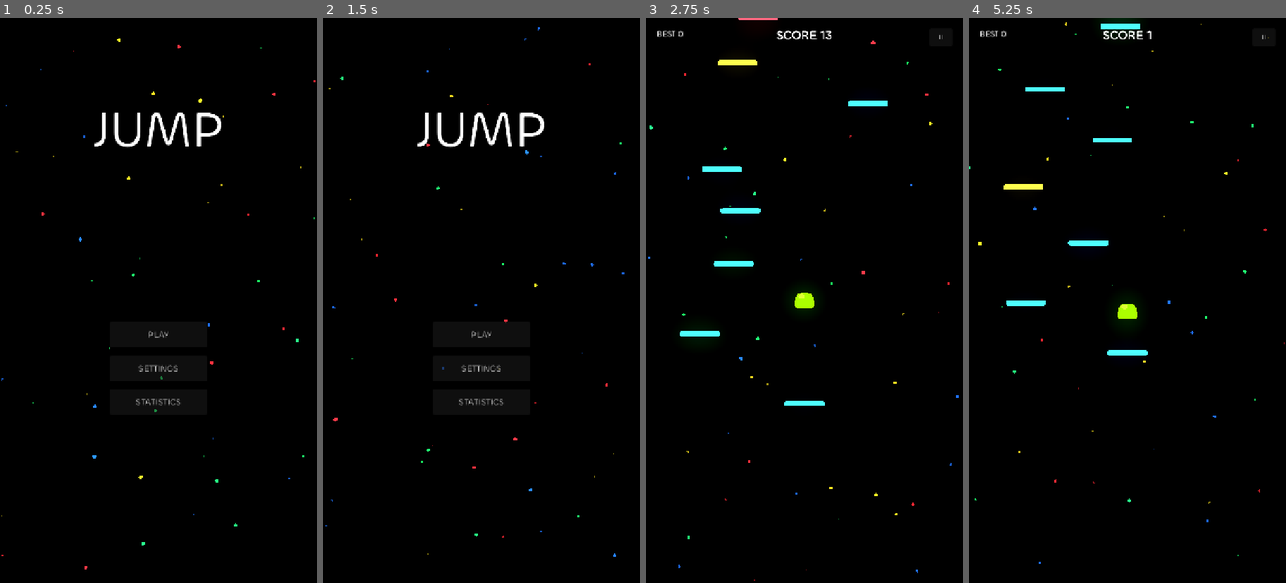
Above: before the commit, frames 1-4 (left to right).
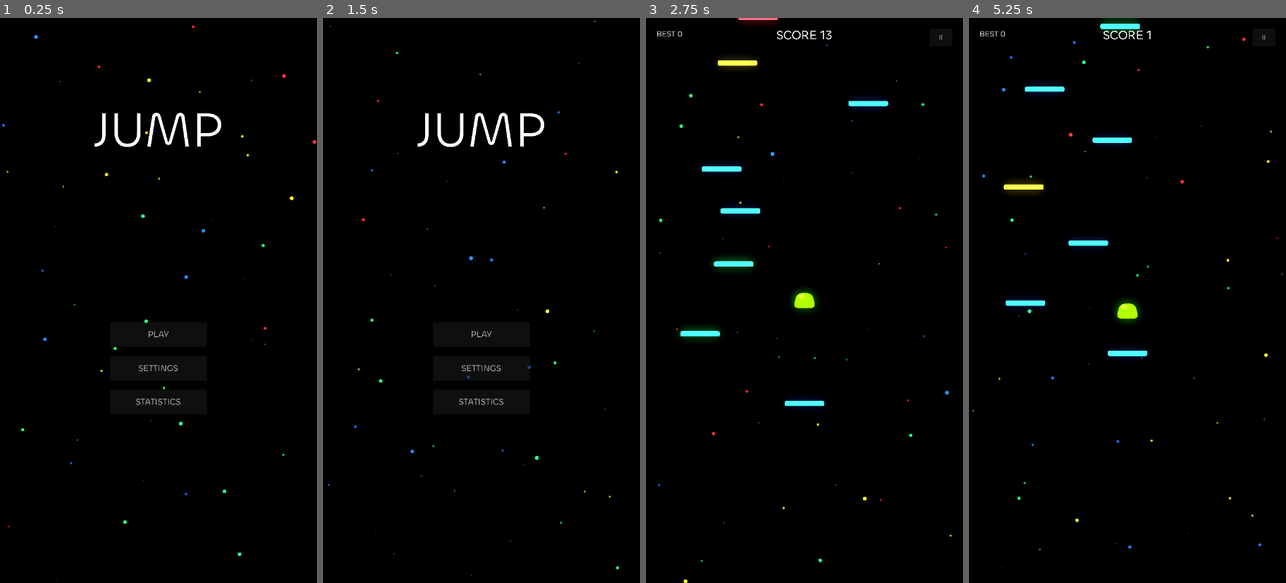
Above: after the commit, the same moments.

Repository: ganbay/jump-game
Game: Godot game, scene res://scenes/main_menu.tscn
The game is run twice, just before and just after one commit, with the same random seed, the same clock (stepped at 60 frames per second) and the same inputs. Sound files missing from this copy of the repository are replaced by a short silence.
Inputs (mouse positions are in pixels of both pictures, inside the frame that each line leads up to):
- Up to frame 1 (0.25 s): no input
- Up to frame 2 (1.5 s): click "STATISTICS" at 0.5 s; click "BACK" at 1.25 s
- Up to frame 3 (2.75 s): click "PLAY" at 2 s
- Up to frame 4 (5.25 s): tap Enter at 2.75 s; move the mouse to (1197, 272) at 2.77 s; hold Right (ui_right) 2.78-3.5 s; click (1197, 272) at 2.92 s; tap Space at 3.02, 3.32 s; click "II" at 3.5 s; click "MENU" at 4.25 s; click "PLAY" at 5 s

The runs differ from the first frame. In frame 1, 0.9% of the frame differs, in the area x 0-100%, y 1-100%; in frame 2, 0.8%; in frame 3, 1.1%; in frame 4, 1.2%, in the area x 0-100%, y 0-98%.

Commit message:
optimization

Diff:
--- a/project.godot
+++ b/project.godot
@@ -12,6 +12,9 @@
 
 config/name="JUMP"
 run/main_scene="res://scenes/main_menu.tscn"
+; Phones with 90/120 Hz panels otherwise render at panel rate, doubling GPU
+; cost for a game that only needs 60. Raise once the frame budget allows it.
+run/max_fps=60
 config/features=PackedStringArray("4.7", "Mobile")
 config/icon="res://icon.svg"
 
@@ -26,7 +29,9 @@
 
 window/size/viewport_width=720
 window/size/viewport_height=1280
-window/stretch/mode="canvas_items"
+; "viewport" renders at 720x1280 and upscales, instead of rendering the whole
+; glow/HDR pipeline at the phone's native resolution (often 1080x2400+).
+window/stretch/mode="viewport"
 window/stretch/aspect="expand"
 window/handheld/orientation=1
 
--- a/scenes/main_menu.tscn
+++ b/scenes/main_menu.tscn
@@ -72,7 +72,7 @@
 theme_override_font_sizes/font_size = 20
 text = "SETTINGS"
 
-[node name="StatisticsButton" type="Button" parent="UI"]
+[node name="StatisticsButton" type="Button" parent="UI" unique_id=1097067563]
 anchors_preset = -1
 anchor_left = 0.5
 anchor_top = 0.68
--- a/scenes/platform.tscn
+++ b/scenes/platform.tscn
@@ -7,7 +7,8 @@
 size = Vector2(90, 12)
 
 [node name="Platform" type="Area2D"]
-process_mode = 3
+monitoring = false
+monitorable = false
 collision_layer = 2
 collision_mask = 0
 script = ExtResource("1_platform")
--- a/scenes/player.tscn
+++ b/scenes/player.tscn
@@ -28,8 +28,9 @@
 
 [node name="Feet" type="Area2D" parent="." unique_id=819327243]
 position = Vector2(0, 17)
+monitoring = false
 collision_layer = 0
-collision_mask = 2
+collision_mask = 0
 
 [node name="FeetShape" type="CollisionShape2D" parent="Feet" unique_id=1620228790]
 shape = SubResource("RectangleShape2D_feet")
--- a/scripts/audio.gd
+++ b/scripts/audio.gd
@@ -2,19 +2,19 @@
 
 const SFX_UI_CLICK := preload("res://audio/sfx/ui_click.wav")
 
-const MUSIC_MENU := preload("res://audio/music/menu_ambient.wav")
+const MUSIC_MENU := preload("res://audio/music/menu_ambient.ogg")
 
 ## Each run randomly picks one lead+drum pairing to play. Add more sets
 ## here to pull them into the rotation.
 const MUSIC_SETS := [
 	{
-		"lead": preload("res://audio/music/gameplay_asap_125bpm.wav"),
-		"drum": preload("res://audio/music/gameplay_indie_drums_125bpm_v2.wav"),
+		"lead": preload("res://audio/music/gameplay_asap_125bpm.ogg"),
+		"drum": preload("res://audio/music/gameplay_indie_drums_125bpm_v2.ogg"),
 		"bpm": 125.0,
 	},
 	{
-		"lead": preload("res://audio/music/gameplay_pad_155bpm.wav"),
-		"drum": preload("res://audio/music/gameplay_dnb_drums_155bpm.wav"),
+		"lead": preload("res://audio/music/gameplay_pad_155bpm.ogg"),
+		"drum": preload("res://audio/music/gameplay_dnb_drums_155bpm.ogg"),
 		"bpm": 155.0,
 	},
 ]
--- a/scripts/background_particles.gd
+++ b/scripts/background_particles.gd
@@ -7,18 +7,44 @@
 @export var max_speed: float = 12.0
 @export var edge_margin: float = 12.0
 
-var _particles: Array = []
+# Particle state is kept as parallel packed arrays rather than an array of
+# Dictionaries: this runs for every particle every frame, and a Dictionary
+# lookup per field per particle was the bulk of the cost.
+var _pos: PackedVector2Array = PackedVector2Array()
+var _vel: PackedVector2Array = PackedVector2Array()
+var _radius: PackedFloat32Array = PackedFloat32Array()
+var _parallax: PackedFloat32Array = PackedFloat32Array()
+## Final draw colour, with the depth boost and alpha already folded in.
+var _color: PackedColorArray = PackedColorArray()
+## Per-particle depth tint multiplier, kept so colours can be recomputed when
+## the palette changes without respawning the field.
+var _boost: PackedFloat32Array = PackedFloat32Array()
+var _alpha: PackedFloat32Array = PackedFloat32Array()
+
 var _last_camera_pos: Vector2 = Vector2.ZERO
 var _has_camera_ref: bool = false
+var _bounds: Vector2 = Vector2(720, 1280)
 
 func _ready() -> void:
+	_bounds = get_viewport_rect().size
+	get_viewport().size_changed.connect(_on_viewport_resized)
+	visibility_changed.connect(_apply_mode)
 	_spawn_particles()
 	_apply_mode()
 	Settings.visual_settings_changed.connect(_on_visual_settings_changed)
 
+func _on_viewport_resized() -> void:
+	_bounds = get_viewport_rect().size
+
 func _spawn_particles() -> void:
-	var size := get_viewport_rect().size
-	_particles.clear()
+	var size := _bounds
+	_pos.resize(particle_count)
+	_vel.resize(particle_count)
+	_radius.resize(particle_count)
+	_parallax.resize(particle_count)
+	_color.resize(particle_count)
+	_boost.resize(particle_count)
+	_alpha.resize(particle_count)
 	# Split the screen into a jittered grid so particles start evenly spread
 	# out instead of randomly clumping.
 	var cols := int(max(ceil(sqrt(float(particle_count) * size.x / size.y)), 1.0))
@@ -32,21 +58,20 @@
 	for i in range(particle_count):
 		var c: Vector2 = cells[i % cells.size()]
 		var origin := Vector2(c.x * cell.x, c.y * cell.y)
-		var pos := origin + Vector2(randf() * cell.x, randf() * cell.y)
-		_particles.append(_make_particle(pos))
+		var depth := randf_range(0.15, 1.0)
+		var angle := randf() * TAU
+		_pos[i] = origin + Vector2(randf() * cell.x, randf() * cell.y)
+		_vel[i] = Vector2.RIGHT.rotated(angle) * lerpf(min_speed, max_speed, depth)
+		_radius[i] = lerpf(min_radius, max_radius, depth)
+		_parallax[i] = lerpf(0.15, 0.85, depth)
+		_boost[i] = lerpf(1.0, 1.6, depth)
+		_alpha[i] = lerpf(0.125, 0.375, depth)
+		_color[i] = _shade(_pick_color(), i)
 
-func _make_particle(pos: Vector2) -> Dictionary:
-	var depth := randf_range(0.15, 1.0)
-	var angle := randf() * TAU
-	return {
-		"pos": pos,
-		"vel": Vector2.RIGHT.rotated(angle) * lerpf(min_speed, max_speed, depth),
-		"radius": lerpf(min_radius, max_radius, depth),
-		"alpha": lerpf(0.125, 0.375, depth),
-		"boost": lerpf(1.0, 1.6, depth),
-		"parallax": lerpf(0.15, 0.85, depth),
-		"color": _pick_color(),
-	}
+func _shade(base: Color, i: int) -> Color:
+	var col := base * _boost[i]
+	col.a = _alpha[i]
+	return col
 
 func _pick_color() -> Color:
 	if Settings.background_fx == Settings.BackgroundFxMode.SINGLE:
@@ -56,28 +81,33 @@
 
 func _on_visual_settings_changed() -> void:
 	_apply_mode()
-	for p in _particles:
-		p["color"] = _pick_color()
+	for i in range(_color.size()):
+		_color[i] = _shade(_pick_color(), i)
 	queue_redraw()
 
+## Only simulate when this instance is actually on screen. main.tscn carries
+## three copies of this scene (world, pause panel, game-over panel); hiding a
+## panel does not stop its children from processing, so the two hidden ones
+## would otherwise run a full particle sim behind every frame of gameplay.
 func _apply_mode() -> void:
 	var enabled := Settings.background_fx != Settings.BackgroundFxMode.OFF
 	visible = enabled
-	set_process(enabled)
+	set_process(enabled and is_visible_in_tree())
 
 func _process(delta: float) -> void:
-	var size := get_viewport_rect().size
+	var size := _bounds
 	var cam_delta := _poll_camera_delta()
-	for p in _particles:
-		p["pos"] += p["vel"] * delta - cam_delta * p["parallax"]
-		if p["pos"].x < -edge_margin:
-			p["pos"].x = size.x + edge_margin
-		elif p["pos"].x > size.x + edge_margin:
-			p["pos"].x = -edge_margin
-		if p["pos"].y < -edge_margin:
-			p["pos"].y = size.y + edge_margin
-		elif p["pos"].y > size.y + edge_margin:
-			p["pos"].y = -edge_margin
+	for i in range(_pos.size()):
+		var p: Vector2 = _pos[i] + _vel[i] * delta - cam_delta * _parallax[i]
+		if p.x < -edge_margin:
+			p.x = size.x + edge_margin
+		elif p.x > size.x + edge_margin:
+			p.x = -edge_margin
+		if p.y < -edge_margin:
+			p.y = size.y + edge_margin
+		elif p.y > size.y + edge_margin:
+			p.y = -edge_margin
+		_pos[i] = p
 	queue_redraw()
 
 func _poll_camera_delta() -> Vector2:
@@ -92,7 +122,5 @@
 	return delta
 
 func _draw() -> void:
-	for p in _particles:
-		var col: Color = p["color"] * p["boost"]
-		col.a = p["alpha"]
-		draw_circle(p["pos"], p["radius"], col)
+	for i in range(_pos.size()):
+		draw_circle(_pos[i], _radius[i], _color[i])
--- a/scripts/game.gd
+++ b/scripts/game.gd
@@ -18,8 +18,6 @@
 const STREAK_SCALE_STEP := 0.1
 const STREAK_SCALE_CAP := 10
 const VIBRATE_AMOUNT := 8.0
-const SCORE_BASE_FONT_SIZE := 28
-const STREAK_BASE_FONT_SIZE := 22
 
 var score: int = 0
 var max_height: float = 0.0
@@ -29,6 +27,8 @@
 var high_score: int = 0
 var _score_base_position: Vector2
 var _streak_base_position: Vector2
+var _shown_score: int = -1
+var _death_margin: float = 720.0
 
 func _ready() -> void:
 	_load_high_score()
@@ -37,6 +37,7 @@
 	game_over_panel.hide()
 	_score_base_position = score_label.position
 	_streak_base_position = streak_label.position
+	_death_margin = get_viewport_rect().size.y / 2.0 + 80.0
 	_update_controls_label()
 	_apply_visual_settings()
 	Settings.visual_settings_changed.connect(_apply_visual_settings)
@@ -104,17 +105,20 @@
 	camera.global_position.y = min(camera.global_position.y, player.global_position.y)
 	max_height = max(max_height, -camera.global_position.y)
 	score = int(max_height / 10.0)
-	score_label.text = "SCORE %d" % score
-	var death_margin := get_viewport_rect().size.y / 2.0 + 80.0
-	if player.global_position.y > camera.global_position.y + death_margin:
+	# Assigning Label.text re-shapes the text server run even when the string is
+	# identical, so only touch it when the number actually moved.
+	if score != _shown_score:
+		_shown_score = score
+		score_label.text = "SCORE %d" % score
+	if player.global_position.y > camera.global_position.y + _death_margin:
 		_game_over()
 
 func _on_player_landed(platform: Node, counts: bool, streak: int) -> void:
 	run_max_streak = maxi(run_max_streak, streak)
 	streak_label.text = "STREAK x%d" % streak if streak > 1 else ""
 	var target_scale := 1.0 + STREAK_SCALE_STEP * clampi(streak, 0, STREAK_SCALE_CAP)
-	_grow_to(score_label, SCORE_BASE_FONT_SIZE, target_scale)
-	_grow_to(streak_label, STREAK_BASE_FONT_SIZE, target_scale)
+	_grow_to(score_label, target_scale)
+	_grow_to(streak_label, target_scale)
 	if counts:
 		_spawn_burst(platform)
 		_camera_punch()
@@ -139,10 +143,13 @@
 	var tw := create_tween()
 	tw.tween_property(env, "glow_intensity", Settings.glow_strength, 0.25).set_trans(Tween.TRANS_SINE)
 
-func _grow_to(label: Label, base_font_size: int, target_scale: float) -> void:
-	var target_size := int(round(base_font_size * target_scale))
+## Tweens the label's transform rather than its font size: animating
+## theme_override_font_sizes/font_size re-rasterizes the glyph atlas at a new
+## pixel size on every frame of the tween, which is a visible hitch on mobile.
+func _grow_to(label: Label, target_scale: float) -> void:
+	label.pivot_offset = label.size / 2.0
 	var tw := create_tween()
-	tw.tween_property(label, "theme_override_font_sizes/font_size", target_size, 0.12).set_trans(Tween.TRANS_BACK).set_ease(Tween.EASE_OUT)
+	tw.tween_property(label, "scale", Vector2.ONE * target_scale, 0.12).set_trans(Tween.TRANS_BACK).set_ease(Tween.EASE_OUT)
 
 func _vibrate(label: Label, base_pos: Vector2) -> void:
 	var tw := create_tween()
--- a/scripts/platform.gd
+++ b/scripts/platform.gd
@@ -29,6 +29,9 @@
 	var vw := get_viewport_rect().size.x
 	_min_x = width / 2.0
 	_max_x = vw - width / 2.0
+	# Only MOVING platforms have anything to do per tick; the rest would just
+	# pay GDScript call overhead every physics frame to hit an early return.
+	set_physics_process(type == Type.MOVING)
 
 func _apply_visual_settings() -> void:
 	if is_instance_valid(visual):
@@ -42,8 +45,6 @@
 	collision.shape = shape
 
 func _physics_process(delta: float) -> void:
-	if type != Type.MOVING:
-		return
 	position.x += _dir * move_speed * delta
 	if position.x > _max_x:
 		position.x = _max_x
@@ -66,8 +67,7 @@
 
 func _crumble() -> void:
 	remove_from_group("platforms")
-	set_deferred("monitoring", false)
-	set_deferred("monitorable", false)
+	set_physics_process(false)
 	var tw := create_tween()
 	tw.tween_property(visual, "modulate:a", 0.0, 0.18)
 	tw.tween_callback(queue_free)
--- a/scripts/platform_spawner.gd
+++ b/scripts/platform_spawner.gd
@@ -14,12 +14,22 @@
 # 1000 score points = 10000px climbed, since score = height / 10 (see game.gd).
 const DIFFICULTY_STEP_HEIGHT := 10000.0
 
+## How far below the bottom of the screen a platform must fall before it is
+## freed. The player dies at half a screen + 80px below the camera, so nothing
+## past this line is ever reachable or visible again.
+const DESPAWN_MARGIN := 200.0
+
 var _highest_y: float = 100.0
 var player: Node2D
+## Spawned platforms in the order they were created, i.e. sorted from lowest
+## (largest y) to highest, so despawning only ever pops from the front.
+var _live: Array[Node2D] = []
+var _half_screen_height: float = 640.0
 
 func _ready() -> void:
 	randomize()
 	player = get_tree().get_first_node_in_group("player")
+	_half_screen_height = get_viewport_rect().size.y / 2.0
 	_highest_y = 100.0
 	for i in range(12):
 		_spawn_next()
@@ -29,6 +39,23 @@
 		return
 	while _highest_y > player.global_position.y - 1000.0:
 		_spawn_next()
+	_despawn_below_camera()
+
+## Without this, platforms accumulated for the whole run: a few hundred nodes
+## by a long climb, each one a live Area2D that the player's landing scan walks
+## every physics frame.
+func _despawn_below_camera() -> void:
+	var cam := get_viewport().get_camera_2d()
+	if cam == null:
+		return
+	var cutoff := cam.global_position.y + _half_screen_height + DESPAWN_MARGIN
+	while not _live.is_empty():
+		var plat: Node2D = _live[0]
+		if is_instance_valid(plat):
+			if plat.global_position.y <= cutoff:
+				break
+			plat.queue_free()
+		_live.pop_front()
 
 func _difficulty_level() -> int:
 	return int(floor(maxf(-_highest_y, 0.0) / DIFFICULTY_STEP_HEIGHT))
@@ -43,6 +70,7 @@
 	plat.type = _pick_type()
 	plat.width = maxf(platform_width - width_step * level, platform_width_min)
 	add_child(plat)
+	_live.append(plat)
 
 func _pick_type() -> int:
 	var t := clampf(-_highest_y / 4000.0, 0.0, 1.0)
--- a/scripts/player.gd
+++ b/scripts/player.gd
@@ -24,6 +24,7 @@
 var _last_pointer_x: float = 0.0
 var _last_platform: Node = null
 var _attempted_since_last_landing: bool = false
+var _viewport_width: float = 720.0
 
 const FEET_HALF_WIDTH := 20.0
 const FEET_HALF_HEIGHT := 5.0
@@ -37,6 +38,9 @@
 
 func _ready() -> void:
 	add_to_group("player")
+	# Orientation is locked to portrait, so this never changes mid-run and does
+	# not need re-querying every physics frame.
+	_viewport_width = get_viewport_rect().size.x
 	_apply_visual_settings()
 	Settings.visual_settings_changed.connect(_apply_visual_settings)
 
@@ -90,10 +94,9 @@
 		_check_landing(prev_feet_y, feet.global_position.y)
 
 func _wrap_screen() -> void:
-	var vw := get_viewport_rect().size.x
 	if global_position.x < 0.0:
-		global_position.x = vw
-	elif global_position.x > vw:
+		global_position.x = _viewport_width
+	elif global_position.x > _viewport_width:
 		global_position.x = 0.0
 
 func _check_landing(prev_y: float, new_y: float) -> void:
@@ -121,7 +124,7 @@
 	var is_timed := Time.get_ticks_msec() - last_press_ms <= landing_window_ms
 	if area.has_method("should_land") and not area.should_land(is_timed):
 		return
-	var counts := is_timed and area != _last_platform
+	var counts := is_timed and (not is_instance_valid(_last_platform) or area != _last_platform)
 	is_fast_falling = false
 	if is_timed:
 		if counts:
Not shown, changed: addons/godot_ai/clients/opencode.gd
Not shown, changed: addons/godot_ai/handlers/camera_handler.gd
Not shown, changed: addons/godot_ai/handlers/script_handler.gd
Not shown, changed: addons/godot_ai/mcp_dock.gd
Not shown, changed: addons/godot_ai/plugin.cfg
Not shown, changed: addons/godot_ai/plugin.gd
Not shown, changed: addons/godot_ai/utils/client_job_owner.gd
Not shown, changed: addons/godot_ai/utils/plugin_reload.gd
Not shown, changed: addons/godot_ai/utils/port_resolver.gd
Not shown, changed: addons/godot_ai/utils/server_lifecycle.gd
Not shown, changed: addons/godot_ai/utils/transport_capability.gd
Not shown, changed: addons/godot_ai/utils/update_manager.gd
(and 32 more such lines)
